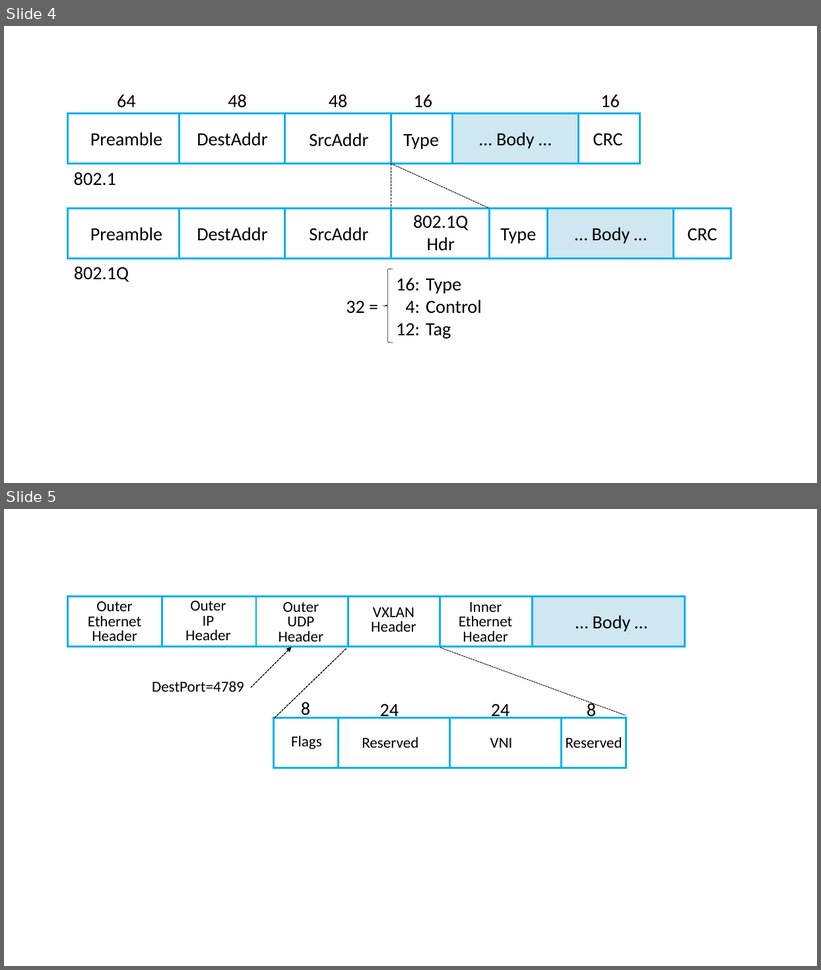
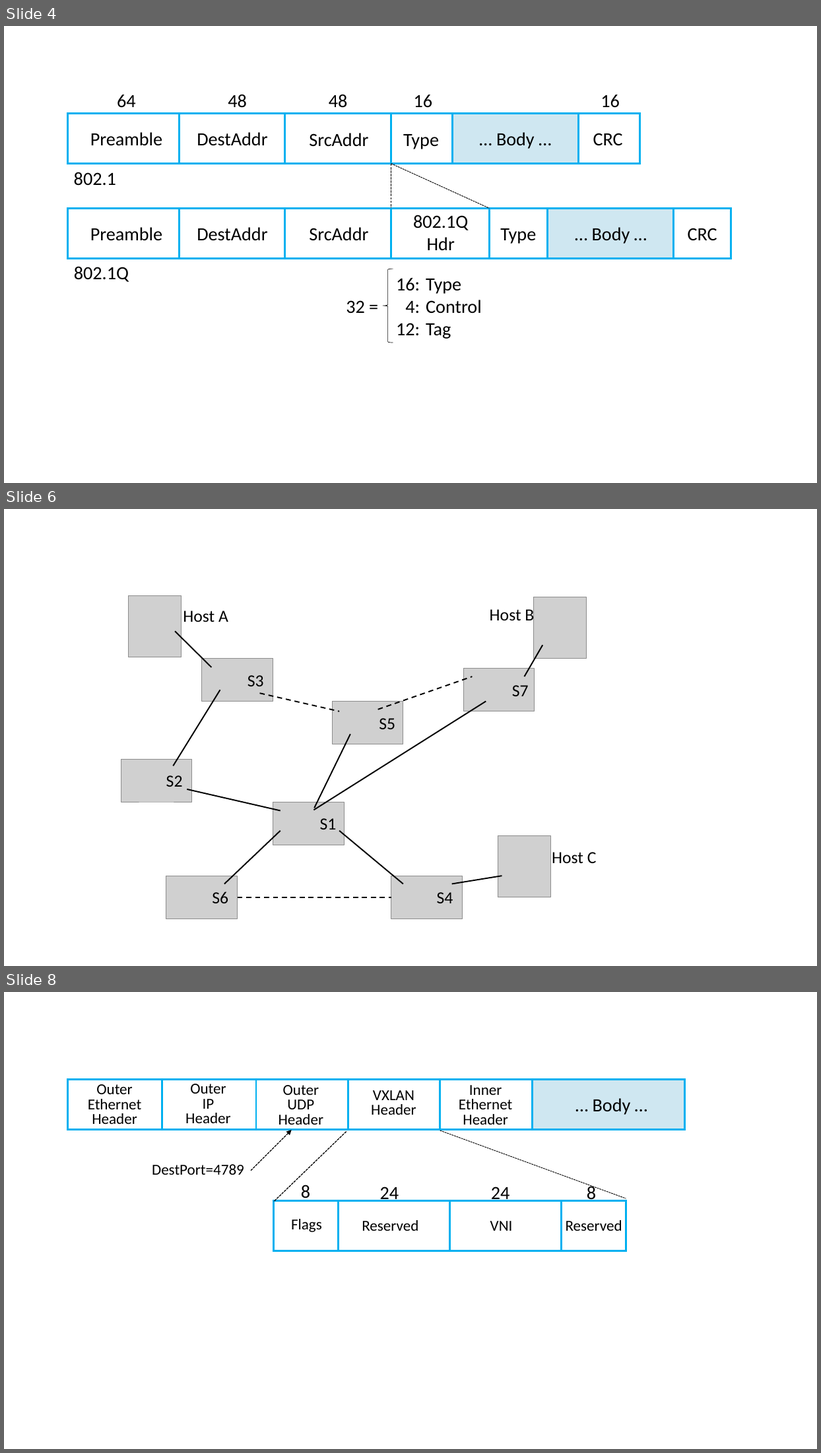
Before and after one commit to llpeterson/internetworking, a slide deck: figures/impl.pptx. Shown one above the other, each under a label of ours: slides 4 and 5 before the commit, slides 4, 6 and 8 after it; the slides between them are not shown. The pictures are 821x970 and 821x1453 pixels, drawn with LibreOffice and Linux fonts; fonts in the diff are those of the drawing; grey boxes stand for pictures. Boxes give left, top, right and bottom in pixels: in the first picture for what was removed or moved away, otherwise in the second. Text is boxed around its words. In the diff, an @@ line names an element or a change of style, - is before the commit and + after.

```diff
--- a/figures/impl.pptx
+++ b/figures/impl.pptx
@@ slide 6 added at box(4, 509, 817, 966), background #FFFFFF @@
@@ picture added at box(129, 596, 182, 658) @@
@@ text added at box(490, 607, 534, 625), 20 pt, text #000000 @@
+Host B
@@ picture added at box(533, 597, 587, 658) @@
@@ text added at box(183, 611, 228, 623), 20 pt, text #000000 @@
+Host A
@@ line added from (175, 632) to (211, 667), #000000 1.5 pt @@
@@ line added from (524, 677) to (543, 645), #000000 1.5 pt @@
@@ picture added at box(201, 658, 273, 701) @@
@@ text added at box(248, 675, 264, 687), 20 pt, text #000000 @@
+S3
@@ line added from (378, 710) to (473, 677), #000000 1.5 pt dashed @@
@@ picture added at box(463, 669, 535, 712) @@
@@ text added at box(512, 685, 529, 696), 20 pt, text #000000 @@
+S7
@@ line added from (220, 690) to (173, 766), #000000 1.5 pt @@
@@ line added from (259, 693) to (339, 712), #000000 1.5 pt dashed @@
@@ line added from (314, 811) to (486, 702), #000000 1.5 pt @@
@@ picture added at box(332, 702, 403, 745) @@
@@ text added at box(379, 718, 395, 729), 20 pt, text #000000 @@
+S5
@@ line added from (314, 809) to (350, 734), #000000 1.5 pt @@
@@ picture added at box(121, 759, 193, 802) @@
@@ text added at box(166, 776, 183, 787), 20 pt, text #000000 @@
+S2
@@ line added from (187, 789) to (281, 811), #000000 1.5 pt @@
@@ picture added at box(273, 803, 345, 845) @@
@@ text added at box(320, 819, 337, 830), 20 pt, text #000000 @@
+S1
@@ line added from (224, 884) to (281, 831), #000000 1.5 pt @@
@@ line added from (339, 831) to (403, 884), #000000 1.5 pt @@
@@ picture added at box(498, 836, 551, 898) @@
@@ text added at box(552, 852, 597, 864), 20 pt, text #000000 @@
+Host C
@@ picture added at box(166, 876, 238, 919) @@
@@ picture added at box(391, 876, 463, 919) @@
@@ line added from (452, 884) to (502, 876), #000000 1.5 pt @@
@@ text added at box(212, 892, 228, 904), 20 pt, text #000000 @@
+S6
@@ line added from (238, 898) to (391, 898), #000000 1.5 pt dashed @@
@@ text added at box(437, 892, 453, 904), 20 pt, text #000000 @@
+S4
@@ what was slide 5 is now slide 8 @@
```
Also in this commit, not shown: 2 other slides added, 2 other files.
